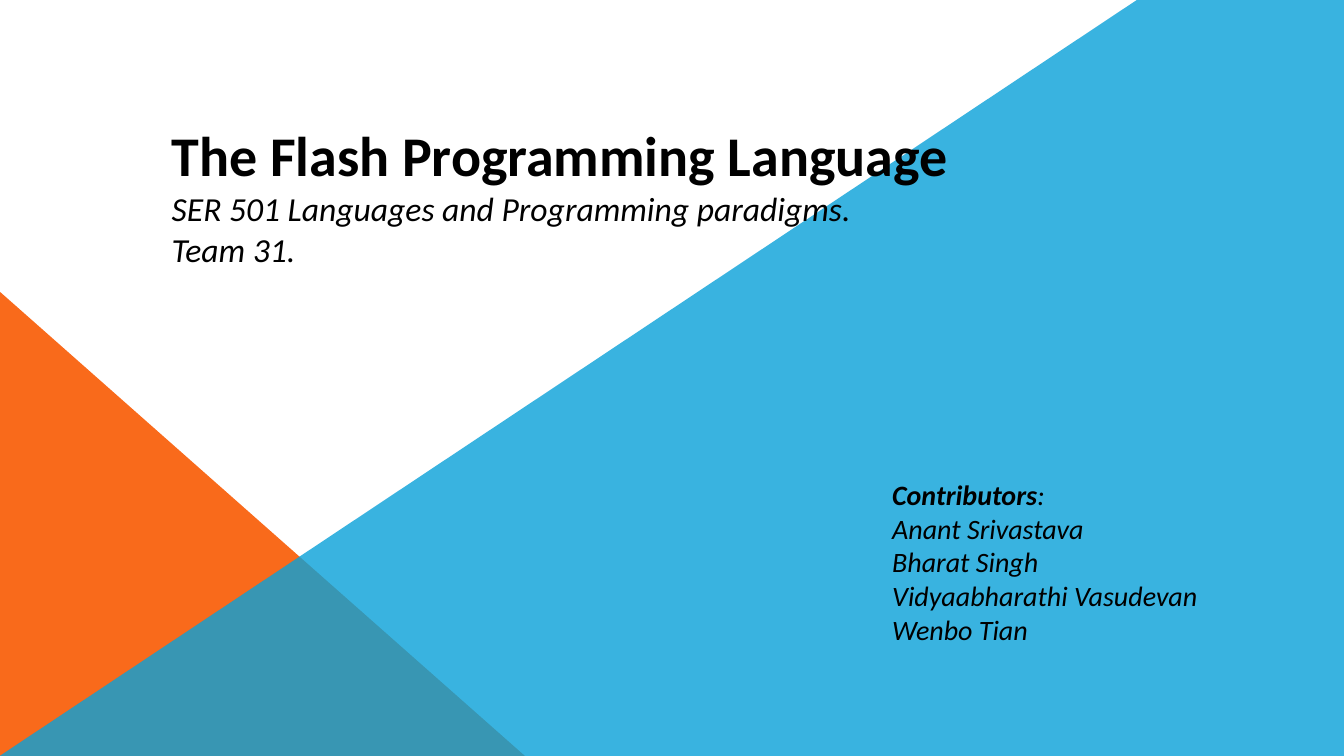
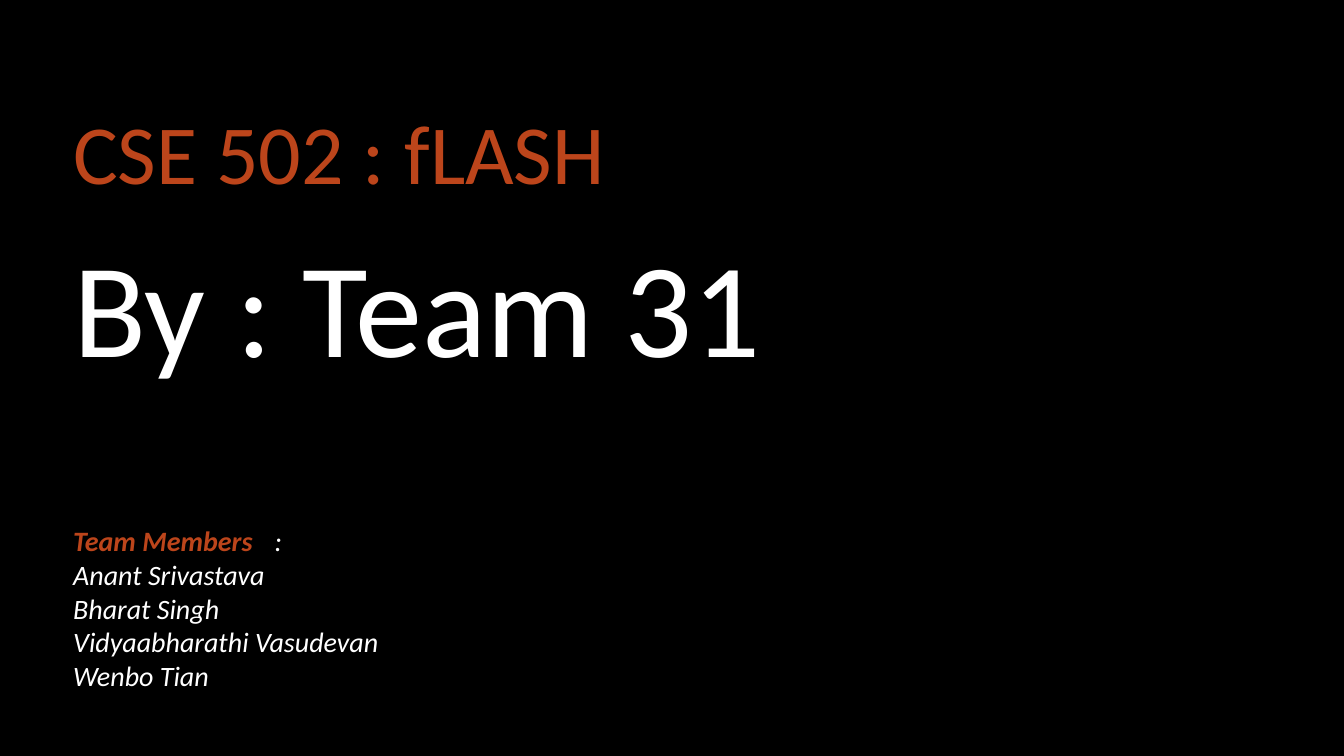
Before and after one commit to bhrlabs/CompilerRuntime, a slide deck: slide 1 of Document/Flash_ppt.pptx. Drawn at 1344x756 pixels with LibreOffice and Linux fonts; fonts in the diff are those of the drawing; background and template pictures are left out. Boxes give left, top, right and bottom in pixels: in the first picture for what was removed or moved away, otherwise in the second. Text is boxed around its words. In the diff, an @@ line names an element or a change of style, - is before the commit and + after.

```diff
--- a/Document/Flash_ppt.pptx
+++ b/Document/Flash_ppt.pptx
@@ background #FFFFFF to picture (left out) @@
@@ freeform shape removed at (x1=0, y1=0, x2=1344, y2=756) @@
@@ text at (x1=73, y1=126, x2=761, y2=379): text changed; size 24 to 60 pt; text colour #000000 to #BC451B; italic off @@
-The Flash Programming Language
-SER 501 Languages and Programming paradigms.
-Team 31.
+CSE 502 : fLASH
+By : Team 31
@@ right triangle removed at (x1=0, y1=292, x2=525, y2=756) @@
@@ text "Team Members :" moved from (x1=892, y1=485, x2=1197, y2=640) to (x1=73, y1=531, x2=378, y2=687) @@
@@ text at (x1=73, y1=531, x2=252, y2=551): text changed; text colour #000000 to #BC451B @@
-Contributors:
+Team Members :
@@ text at (x1=73, y1=565, x2=378, y2=687): text colour #000000 to #FFFFFF in "Anant Srivastava", "Bharat Singh", "Vidyaabharathi Vasudevan", "Wenbo Tian" @@
```
Also in this commit, not shown: 12 other slides changed, 8 slides added, 4 slides removed, 21 other files.
